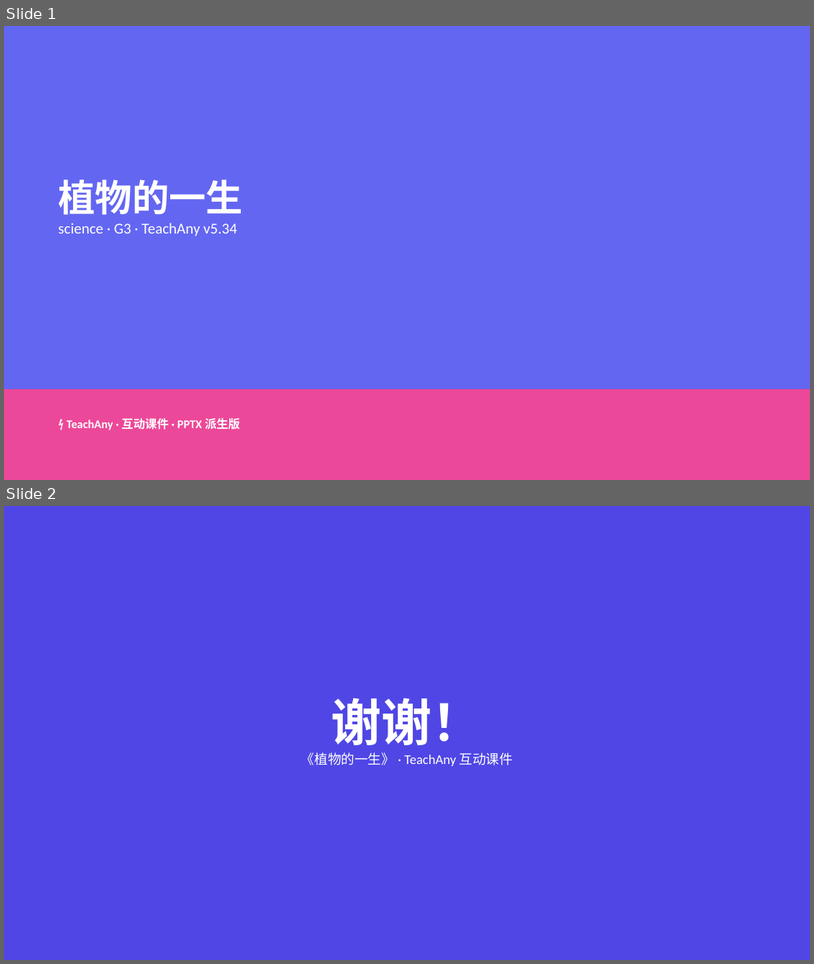
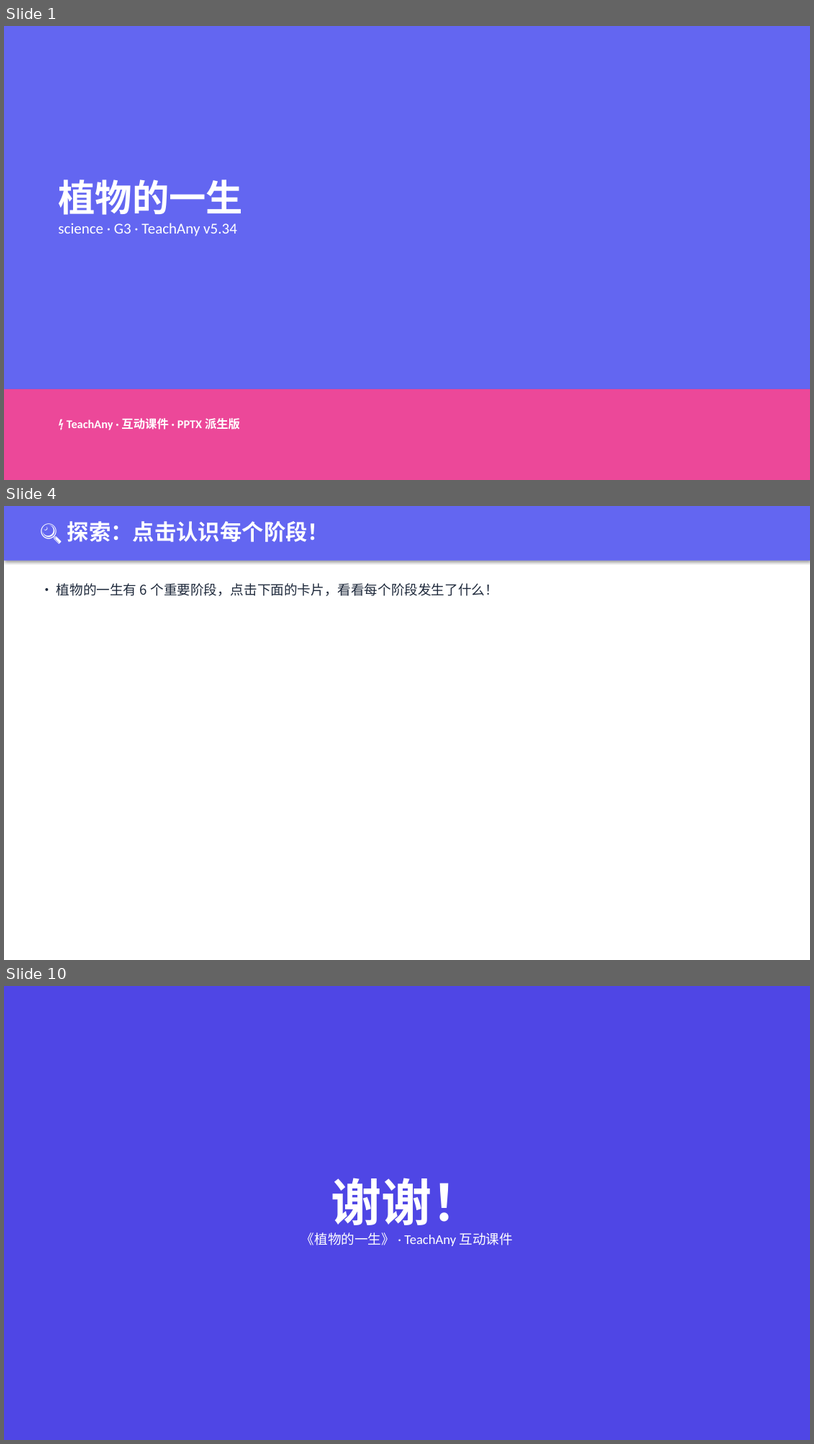
Before and after one commit to weponusa/teachany, a slide deck: examples/science-plant-life-cycle/science-plant-life-cycle.pptx. Shown one above the other, each under a label of ours: slides 1 and 2 before the commit, slides 1, 4 and 10 after it; the slides between them are not shown. The pictures are 814x964 and 814x1444 pixels, drawn with LibreOffice and Linux fonts; fonts in the diff are those of the drawing. Boxes give left, top, right and bottom in pixels: in the first picture for what was removed or moved away, otherwise in the second. Text is boxed around its words. In the diff, an @@ line names an element or a change of style, - is before the commit and + after.

```diff
--- a/examples/science-plant-life-cycle/science-plant-life-cycle.pptx
+++ b/examples/science-plant-life-cycle/science-plant-life-cycle.pptx
@@ slide 4 added at (x1=4, y1=506, x2=810, y2=960), background #FFFFFF @@
@@ rectangle added at (x1=4, y1=506, x2=810, y2=561), fill #6366F1 @@
@@ text added at (x1=67, y1=521, x2=329, y2=542), 26 pt, text #FFFFFF, bold @@
+🔍 探索：点击认识每个阶段！
@@ text added at (x1=57, y1=583, x2=499, y2=596), 16 pt, text #1E293B @@
+• 植物的一生有 6 个重要阶段，点击下面的卡片，看看每个阶段发生了什么！
@@ what was slide 2 is now slide 10 @@
```
Also in this commit, not shown: 7 other slides added, 5 other files.
